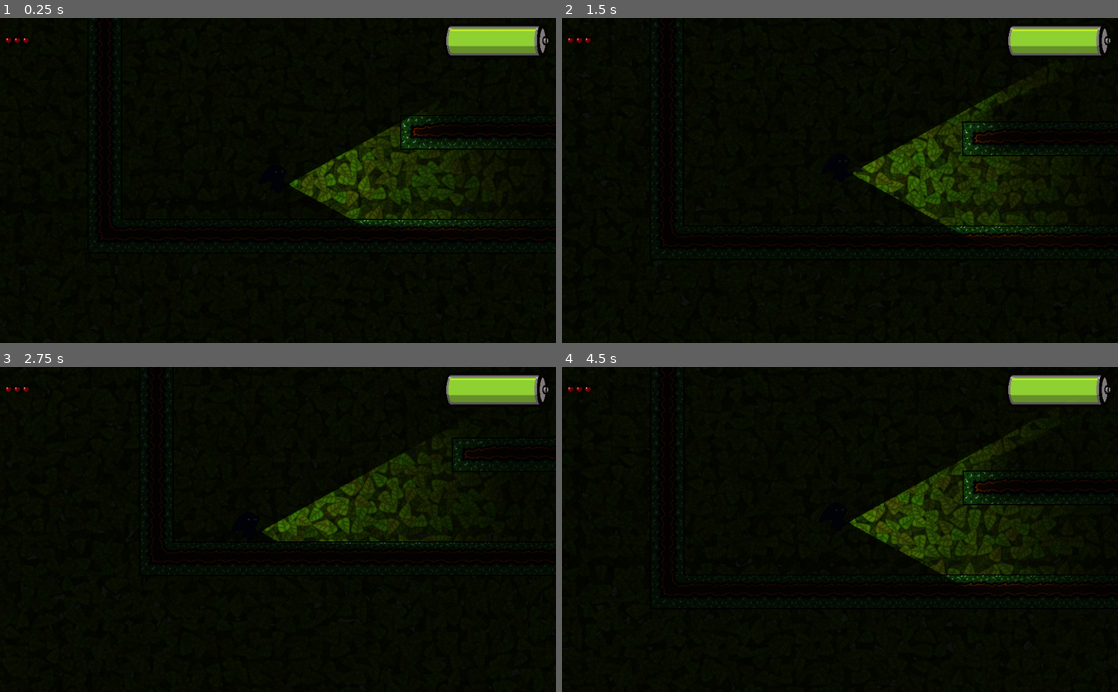
Above: before the commit, frames 1-4 (two rows, left to right).
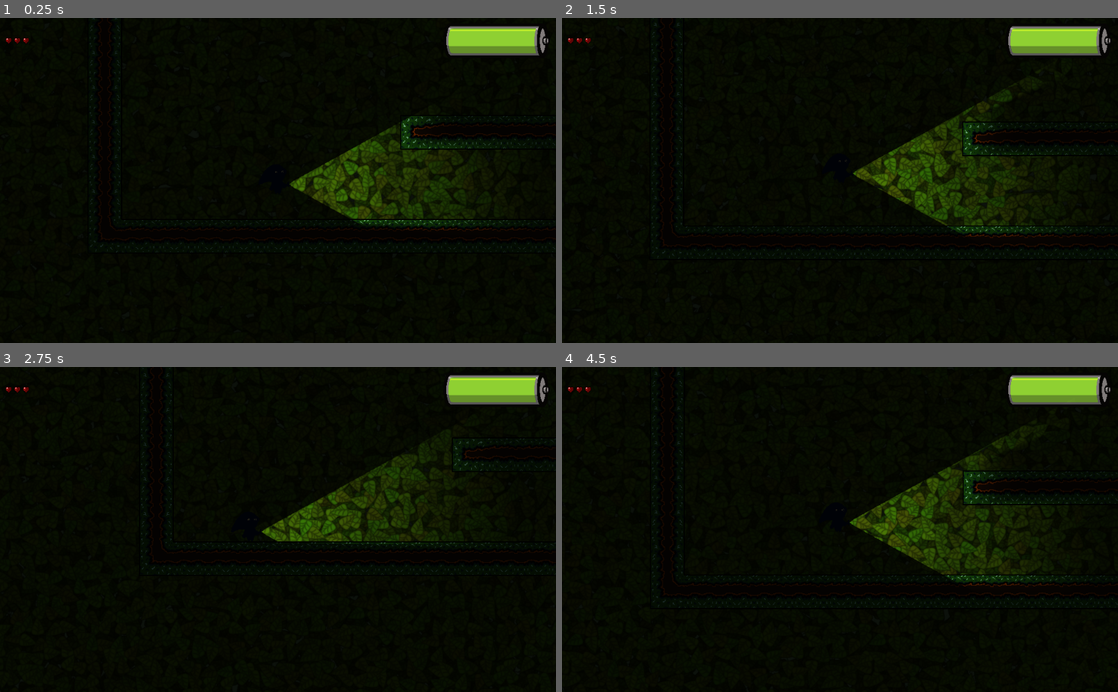
Above: after the commit, the same moments.

Repository: TeamKebab/GodotWildJam38
Game: Godot game, scene res://levels/level.tscn
The game is run twice, just before and just after one commit, with the same random seed, the same clock (stepped at 60 frames per second) and the same inputs.
Inputs (mouse positions are in pixels of both pictures, inside the frame that each line leads up to):
- Up to frame 1 (0.25 s): no input
- Up to frame 2 (1.5 s): tap Enter at 0.5 s; move the mouse to (962, 164) at 0.52 s; hold Right (ui_right) from 0.53 s (still down); tap R at 0.6, 1.35 s; click (962, 164) at 0.67 s; tap Up (ui_up) at 0.77 s; move the mouse to (728, 196) at 1.27 s
- Up to frame 3 (2.75 s): tap Up (ui_up) at 1.52 s; move the mouse to (333, 458) at 2.02 s; release Right (ui_right) at 2.03 s; hold Left (ui_left) from 2.03 s (still down); tap R at 2.1 s
- Up to frame 4 (4.5 s): move the mouse to (812, 594) at 2.77 s; release Left (ui_left) at 2.78 s; hold Right (ui_right) 2.78-4.28 s; tap R at 2.85, 3.6, 4.35 s; click (812, 594) at 2.92 s; tap Up (ui_up) at 3.02, 3.77 s; move the mouse to (1006, 578) at 3.52 s; move the mouse to (673, 480) at 4.27 s; hold Left (ui_left) from 4.28 s (still down)

The runs differ from the first frame. In frame 1, 1.9% of the frame differs, in the area x 52-90%, y 29-62%; in frame 2, 2.3%; in frame 3, 1.8%; in frame 4, 2.3%, in the area x 51-88%, y 18-64%.

Commit message:
fix background offsets

Diff:
--- a/src/levels/background/background.tscn
+++ b/src/levels/background/background.tscn
@@ -3,7 +3,7 @@
 [ext_resource path="res://levels/background/background.gd" type="Script" id=1]
 
 [node name="Background" type="Sprite"]
-offset = Vector2( -35, -30 )
+offset = Vector2( -40, -40 )
 script = ExtResource( 1 )
-tiles = Vector2( 2, 2 )
-offset = Vector2( -35, -30 )
+tiles = Vector2( 3, 3 )
+offset = Vector2( -40, -40 )
Binary file changed: src/levels/background/many_leaves2.png
